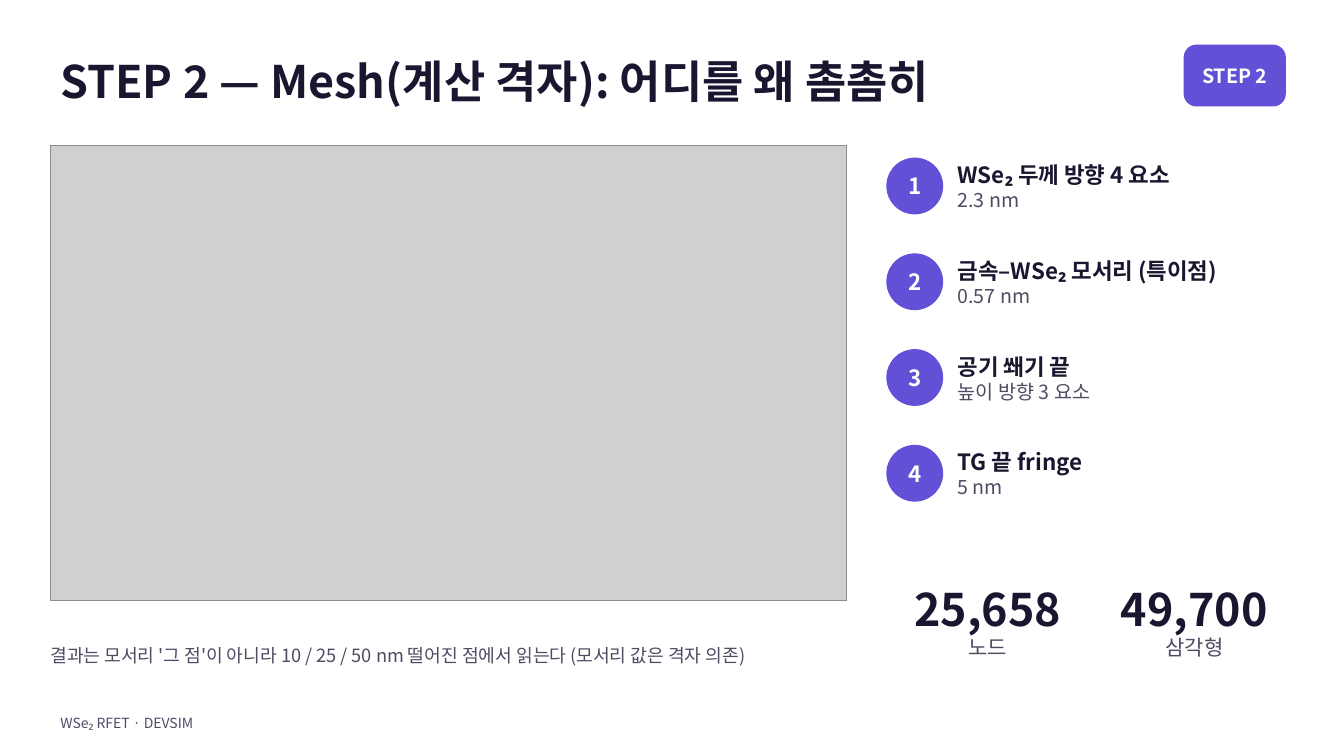
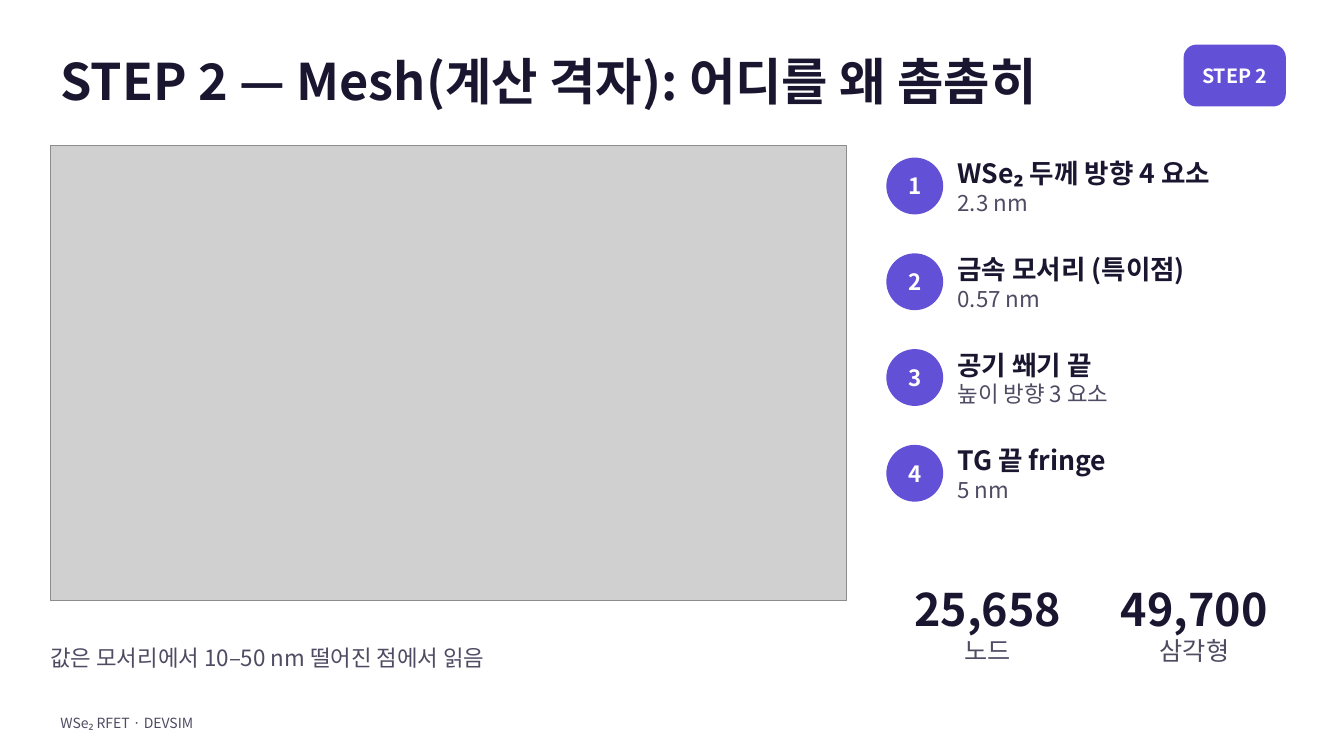
Before and after one commit to jiseonyang-9070/rfet, a slide deck: slide 7 of slides/WSe2_RFET_electrostatics.pptx. Drawn at 1344x756 pixels with LibreOffice and Linux fonts; fonts in the diff are those of the drawing; grey boxes stand for pictures. Boxes give left, top, right and bottom in pixels: in the first picture for what was removed or moved away, otherwise in the second. Text is boxed around its words. In the diff, an @@ line names an element or a change of style, - is before the commit and + after.

```diff
--- a/slides/WSe2_RFET_electrostatics.pptx
+++ b/slides/WSe2_RFET_electrostatics.pptx
@@ title "STEP 2 — Mesh(계산 격자): ..." at (60, 57, 1036, 110): size 32 to 36 pt @@
@@ text "WSe₂ 두께 방향 4 요소" at (958, 160, 1210, 212): size 16 to 19 pt in "WSe₂ 두께 방향 4 요소"; size 14 to 16 pt in "2.3 nm" @@
@@ text at (958, 256, 1185, 285): text changed; size 16 to 19 pt @@
-금속–WSe₂ 모서리 (특이점)
+금속 모서리 (특이점)
@@ text at (958, 291, 1040, 308): size 14 to 16 pt in "0.57 nm" @@
@@ text "공기 쐐기 끝" at (958, 352, 1108, 404): size 16 to 19 pt in "공기 쐐기 끝"; size 14 to 16 pt in "높이 방향 3 요소" @@
@@ text "TG 끝 fringe" at (958, 448, 1106, 499): size 16 to 19 pt in "TG 끝 fringe"; size 14 to 16 pt in "5 nm" @@
@@ text at (50, 647, 484, 668): text changed; size 13 to 16 pt @@
-결과는 모서리 '그 점'이 아니라 10 / 25 / 50 nm 떨어진 점에서 읽는다 (모서리 값은 격자 의존)
+값은 모서리에서 10–50 nm 떨어진 점에서 읽음
@@ text "노드" at (965, 634, 1011, 659): size 15 to 18 pt @@
@@ text "삼각형" at (1160, 634, 1230, 662): size 15 to 18 pt @@
```
Also in this commit, not shown: 17 other slides changed, 1 other file.
